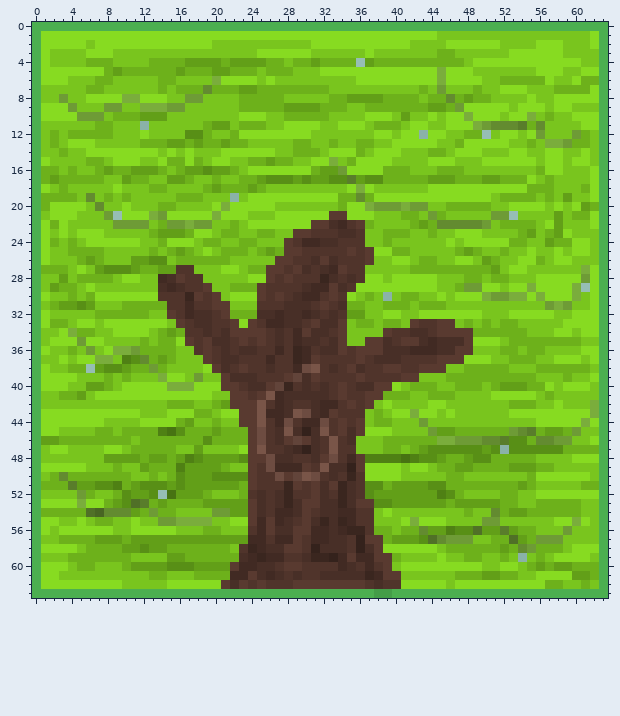
File history of a pixel-art sprite, asset/sprite/tree.png. The picture above was drawn from the file before the commit.
The file is 64x64 pixels. Colours within 5 levels of each other are drawn and written as one.
The same view after the edit:
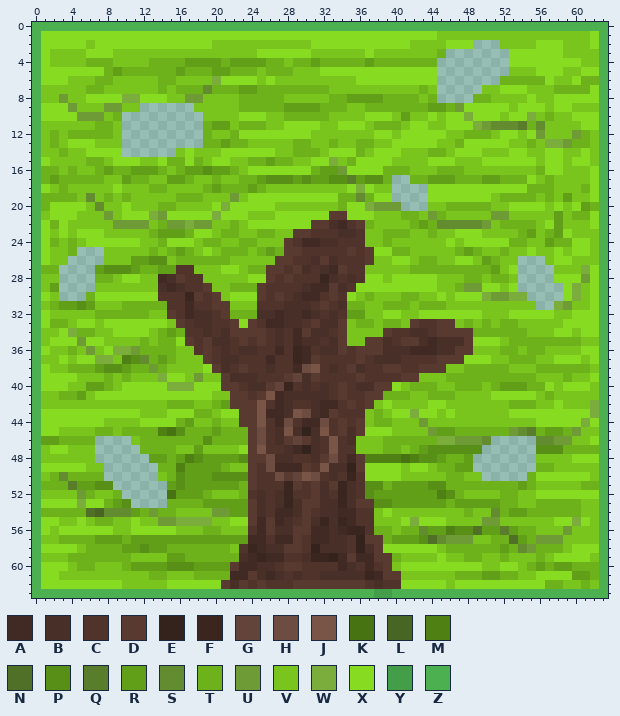
Palette (. is transparent): A #412a23  B #482f27  C #50342b  D #593a30  E #34221c  F #3a261f  G #62443a  H #6d4c41  J #795548  K #477312  L #486523  M #4f8014  N #507027  P #588f16  Q #597d2b  R #629f18  S #638b30  T #6db11b  U #6e9b36  V #79c51e  W #7aad3c  X #87db21  Y #449d48  Z #4caf50
Diff:
@@ x 0..63 @@
  1 ZXXXXXXXXXXXXXXXXXXXXXXXXXXXXXXXXXXXXXXXXXXXXVVVVVVVVVVVVVVVVVXZ
- 2 ZXXXXXVXXXXXXXXXXXXXVVVVVVVVVVVXXXXXXXXXXXVVVVXXXXXXVVVVXXXVVVXZ
- 3 ZXVVVVXXXVVVVVVVVVVVVVVVVXXXXXXVVVVVVXVVVVVVVTTVVVVVVXXXXXXVVVVZ
- 4 ZXVVVVTTTVVVVTTTTRRRRTRRRRTTVTTRTTTT.RTTTTTTTTTTVXXXXXXXXXXXXVVZ
- 5 ZXXXXXXXTRTTTTTTRTTTRRTTTVTTTVVVXXXXXXXXXXXXXWXXXVVVVVVVXXXVVXXZ
- 6 ZXXXVVVTTVVVVVTTVVVVWXXXXVXVVVVVVVVVXXXXXXXXXWXXXXVVTTTTTXVVXTTZ
- 7 ZVVVVVTTVVVVVVTVTTTSTTTRRTTTTTTTTVVVVVVVVVVTVUVVVTVVXXXVVVTTTTXZ
- 8 ZVVUVVXXXXWWXXXVVUUVVVVTTTTTVVVVVTTRRRRTTTTVTTSTRTTVVVVXVVXXXXXZ
- 9 ZXXXUVVVUUVVWWWUUVVVVVVTTTTTRRRRTTTVVTTTTTTTRRTUXXXXXVXXXVXXVVVZ
-10 ZXXXXUUUVTTTRRRVVVVVVVVXXXVVTTTTTVVVVXXXVRVVXVXXWXXXVXXWVTVVXXXZ
-11 ZVVVVVVTTVVV.VVVVVVTRRVTTTVVXXXXVVXXXVTTTVXXVVXXXWUSSSQTSVVVVXXZ
-12 ZVTVTTTTTVVVXVVVVPPTVVTXXXXXXXXVVVVVVVXXVXX.XXVVTT.VXXVXUVVVUTVZ
-13 ZVTVXXXVVVVVTTTRRTRTTRTTVVVVVTTVVTVVTTVVXXXXXVVTXXXXXVVTVWWUTTVZ
-14 ZVVTVVXXXXXXXXVXVXVVVXXXXXXVVTTTVXXXTVXXXVVVTTVXXXVVVXXVVXXVVXVZ
+ 2 ZXXXXXVXXXXXXXXXXXXXVVVVVVVVVVVXXXXXXXXXXXVVVVXXX...VVVVXXXVVVXZ
+ 3 ZXVVVVXXXVVVVVVVVVVVVVVVVXXXXXXVVVVVVXVVVVVVVT.......XXXXXXVVVVZ
+ 4 ZXVVVVTTTVVVVTTTTRRRRTRRRRTTVTTRTTTTTRTTTTTTT........XXXXXXXXVVZ
+ 5 ZXXXXXXXTRTTTTTTRTTTRRTTTVTTTVVVXXXXXXXXXXXXX........VVVXXXVVXXZ
+ 6 ZXXXVVVTTVVVVVTTVVVVWXXXXVXVVVVVVVVVXXXXXXXXX.......TTTTTXVVXTTZ
+ 7 ZVVVVVTTVVVVVVTVTTTSTTTRRTTTTTTTTVVVVVVVVVVTV.....VVXXXVVVTTTTXZ
+ 8 ZVVUVVXXXXWWXXXVVUUVVVVTTTTTVVVVVTTRRRRTTTTVT....TTVVVVXVVXXXXXZ
+ 9 ZXXXUVVVUUVV......VVVVVTTTTTRRRRTTTVVTTTTTTTRRTUXXXXXVXXXVXXVVVZ
+10 ZXXXXUUUVT.........VVVVXXXVVTTTTTVVVVXXXVRVVXVXXWXXXVXXWVTVVXXXZ
+11 ZVVVVVVTTV.........TRRVTTTVVXXXXVVXXXVTTTVXXVVXXXWUSSSQTSVVVVXXZ
+12 ZVTVTTTTTV.........TVVTXXXXXXXXVVVVVVVXXVXXXXXVVTTTVXXVXUVVVUTVZ
+13 ZVTVXXXVVV.........TTRTTVVVVVTTVVTVVTTVVXXXXXVVTXXXXXVVTVWWUTTVZ
+14 ZVVTVVXXXX......VXVVVXXXXXXVVTTTVXXXTVXXXVVVTTVXXXVVVXXVVXXVVXVZ
 15 ZXVVVVTTVXXXVVXTTXTVXXVVTTRTTVVXXWVTXXXXVVVVXXXVVVXXXXXXVXXVXXVZ
 16 ZTTVTVVTRTTRRRTVTRRPRRTVXXXXXXXTRRUXXXXTTTVVVTTTVVVVVVVVTXXVVVXZ
-17 ZTRTTTTTVVRTTVVRRTVVTVVTTRPPPRPRRPPQRPPTTTTTRRRTTTRRTTTXVTVVVVXZ
-18 ZXVTVVVVVXVVVTTVVVVTRTTTRTVVVVVVVVVXWXVVVVVVXXXXXXXXXXXTTTVVVTXZ
-19 ZTTTTVSVTVTVVVVVTTTVVV.VXXXXXXXXXXTTSTXXXXXXXXXXXXXVTTTTVTVRVVXZ
-20 ZTXXXXVSVVXVVVTTVVVVXWXXXXXVVVVVVVTXXWUUUWUUVVTTTTTVVXXXXVXVXRTZ
-21 ZVXXXVVVU.XXXWUXXXXXWXXXVVVXXXXXXDDXXXVVVTTVUTVVVVVUU.VVVVRVTTXZ
+17 ZTRTTTTTVVRTTVVRRTVVTVVTTRPPPRPRRPPQRPPT..TTRRRTTTRRTTTXVTVVVVXZ
+18 ZXVTVVVVVXVVVTTVVVVTRTTTRTVVVVVVVVVXWXVV....XXXXXXXXXXXTTTVVVTXZ
+19 ZTTTTVSVTVTVVVVVTTTVVVUVXXXXXXXXXXTTSTXX....XXXXXXXVTTTTVTVRVVXZ
+20 ZTXXXXVSVVXVVVTTVVVVXWXXXXXVVVVVVVTXXWUUU...VVTTTTTVVXXXXVXVXRTZ
+21 ZVXXXVVVUVXXXWUXXXXXWXXXVVVXXXXXXDDXXXVVVTTVUTVVVVVUUVVVVVRVTTXZ
 22 ZXTXVVVVVUUUUVTUUWUUVVTVXXXXXXXDDBACDTVVVVTRTSSSSSUVTTTTVXRVVVXZ
@@ x 0..63 @@
 24 ZXTVTVXXXXXXVVTXXXVTTVVTTVVVDCAABBCCCVVTVVVVVVXVXXXXXTTVVRTTXXVZ
-25 ZXVVTTTTVVVVVTVTRTVXVTTTVTRTDDCCCCCDCDXXTTVVVVVTRTVVTVVXVVXVXXVZ
-26 ZXVVVTRTVVVRRPPVTTTTTTVVVVVDDCCBDBCCCDVVXXVTTVVXXVRTVVXXTVXXVVVZ
-27 ZTTTVXVRPPPRTTRRCCVVVXXVTTDDCDBCBADCCVVVVVTTTTTTTTTRVXXVVVVVVWXZ
-28 ZVVRVTTTTVXXVVABDCCVVVVVXXDCDCCCFBCBCXXVXXXXXVVVTTVTTVVVXXXXXUXZ
-29 ZVRTTVXVVVVVVVBABCCDVVTTTDCCCCBAADBCXXXXXXXXXVVTUUXXVXXWXXXXW.XZ
-30 ZXVVTVTXXXXXXXCCCFDCDVXXXDCDCBAACDCXVTV.VTTVVXVXXXWUUWWXWXXXWVXZ
-31 ZVTRRPRVVVTTTTTCCACCDDVVVCCCBBBCDCBTTVVTTTVTTTVVVVVVVVVVVUWUVVXZ
+25 ZXVVT...VVVVVTVTRTVXVTTTVTRTDDCCCCCDCDXXTTVVVVVTRTVVTVVXVVXVXXVZ
+26 ZXVV....VVVRRPPVTTTTTTVVVVVDDCCBDBCCCDVVXXVTTVVXXVRTVV...VXXVVVZ
+27 ZTT....RPPPRTTRRCCVVVXXVTTDDCDBCBADCCVVVVVTTTTTTTTTRVX....VVVWXZ
+28 ZVV....TTVXXVVABDCCVVVVVXXDCDCCCFBCBCXXVXXXXXVVVTTVTTV....XXXUXZ
+29 ZVR....VVVVVVVBABCCDVVTTTDCCCCBAADBCXXXXXXXXXVVTUUXXVX.....XWVXZ
+30 ZXV...TXXXXXXXCCCFDCDVXXXDCDCBAACDCXVTVVVTTVVXVXXXWUUWW....XWVXZ
+31 ZVTRRPRVVVTTTTTCCACCDDVVVCCCBBBCDCBTTVVTTTVTTTVVVVVVVVVV..WUVVXZ
 32 ZXVVVVVTTTTTTVVDCABBCDTTTBBABBABCBCRRVVXXVVXXXXXXXVVVXXXXXVVXXXZ
@@ x 4..8 @@
 37 VXXWW
-38 TT.RP
+38 TTTRP
 39 XVVVT
@@ x 0..63 @@
 45 ZXXVVVVTTVTTTTMKPTTTRTTTDHCBJBEBJCDBDXXXVVVVURRTTTTTTUSQTRRTUVVZ
-46 ZRRTTTTTTTTVTTTTTTTPTTTTDHCBDGDBCJCBVVVTTTTTTWWUUUSSQPPTSSUUVVXZ
-47 ZVXXVVVVXXVTTTTTVVRVVVVXDJCCBAEBCJCCVVVTTVTRPPPPPPRP.PPPPPPTTTTZ
-48 ZVVVVVVVRRRRTRRTRMPRRRRPDDHBBCCBDHCADMMMMKMPPRTTRPPTTTTTVVVVXXXZ
-49 ZXXXXXVVVTVVRTTTMRRRRTVVDCHAAADCJBBEDXXXXVXXVTTRRTTTTRRRTTVVVVVZ
-50 ZVTSTTTTTTTVVTVTPRRRPPPPDCCHDGJHCBCFCXXXXVVVVVTTVVVVVVVTXXXXXXVZ
-51 ZTTTQRRPPMTRPPPRPRRRRRRTDCCCFDCDBDFBCPPTRRRRPPTTTTTTTTRTVVVVVTTZ
-52 ZVVVVUTVVTPRRP.KRRRTVVVTCBCBFCCDBCFBCPRRRRRRRMPTVVVVTTVVXXXXXXXZ
-53 ZXXXXWXXTRPNQTRTTTTRRRRRDBCBFBDDBBFBDDPPRRRRRRTRRRRRTTVVTTTTTVVZ
+46 ZRRTTTT....VTTTTTTTPTTTTDHCBDGDBCJCBVVVTTTTTTWWUUUS.....SSUUVVXZ
+47 ZVXXVVV.....TTTTVVRVVVVXDJCCBAEBCJCCVVVTTVTRPPPPPP......PPPTTTTZ
+48 ZVVVVVV......RRTRMPRRRRPDDHBBCCBDHCADMMMMKMPPRTTR.......VVVVXXXZ
+49 ZXXXXXVV......TTMRRRRTVVDCHAAADCJBBEDXXXXVXXVTTRR.......TTVVVVVZ
+50 ZVTSTTTT......VTPRRRPPPPDCCHDGJHCBCFCXXXXVVVVVTTVV.....TXXXXXXVZ
+51 ZTTTQRRPP......RPRRRRRRTDCCCFDCDBDFBCPPTRRRRPPTTTTTTTTRTVVVVVTTZ
+52 ZVVVVUTVVT.....KRRRTVVVTCBCBFCCDBCFBCPRRRRRRRMPTVVVVTTVVXXXXXXXZ
+53 ZXXXXWXXTRP....TTTTRRRRRDBCBFBDDBBFBDDPPRRRRRRTRRRRRTTVVTTTTTVVZ
 54 ZTTTTTNLSSSRTUTTVVVVUURRDBCAABDCBBAACCVXVVVVVVVVTVVSTRRTTTTTTVVZ
@@ x 52..56 @@
 58 RTSUT
-59 TV.VT
+59 TVVVT
 60 XXVTR
